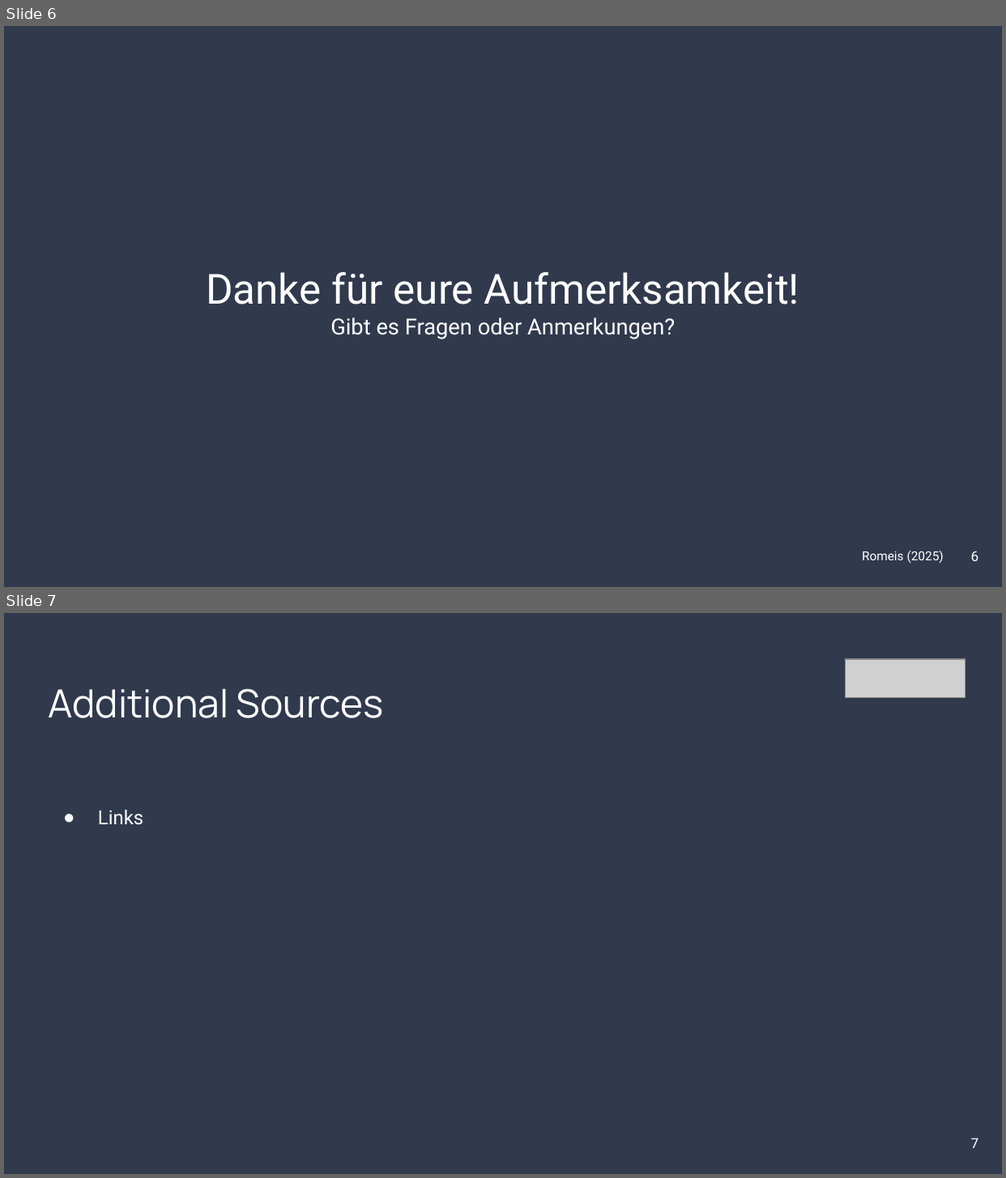
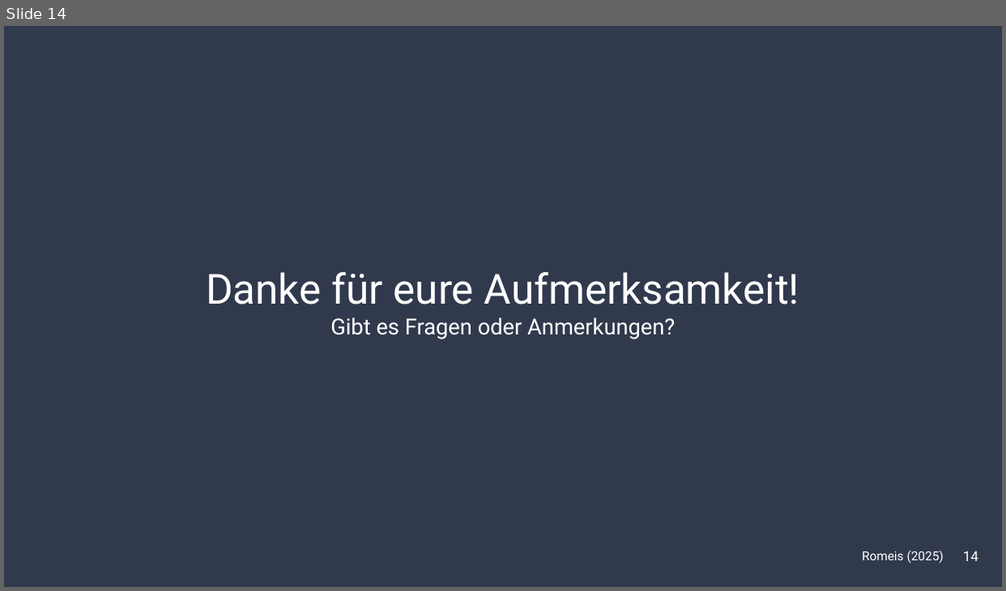
Before and after one commit to FiJoRom/DevOps-Task-Manager, a slide deck: Präsentation_DevOps_Romeis.pptx. Shown one above the other, each under a label of ours: slides 6 and 7 before the commit, slide 14 after it. The pictures are 1006x1178 and 1006x591 pixels, drawn with LibreOffice and Linux fonts; fonts in the diff are those of the drawing; grey boxes stand for pictures. Boxes give left, top, right and bottom in pixels: in the first picture for what was removed or moved away, otherwise in the second. Text is boxed around its words. In the diff, an @@ line names an element or a change of style, - is before the commit and + after.

```diff
--- a/Präsentation_DevOps_Romeis.pptx
+++ b/Präsentation_DevOps_Romeis.pptx
@@ slide 7 removed at box(4, 613, 1002, 1174), background #31394D @@
@@ picture removed at box(846, 659, 965, 698) @@
@@ title removed at box(48, 688, 384, 718) @@
-Additional Sources
@@ text removed at box(98, 810, 143, 825) @@
-● Links
@@ page number removed at box(971, 1139, 979, 1148) @@
-7
@@ what was slide 6 is now slide 14 @@
@@ page number at box(963, 552, 978, 561): text changed @@
-6
+14
```
Also in this commit, not shown: 3 slides changed, 10 slides added, 3 other slides removed, 1 other file.
